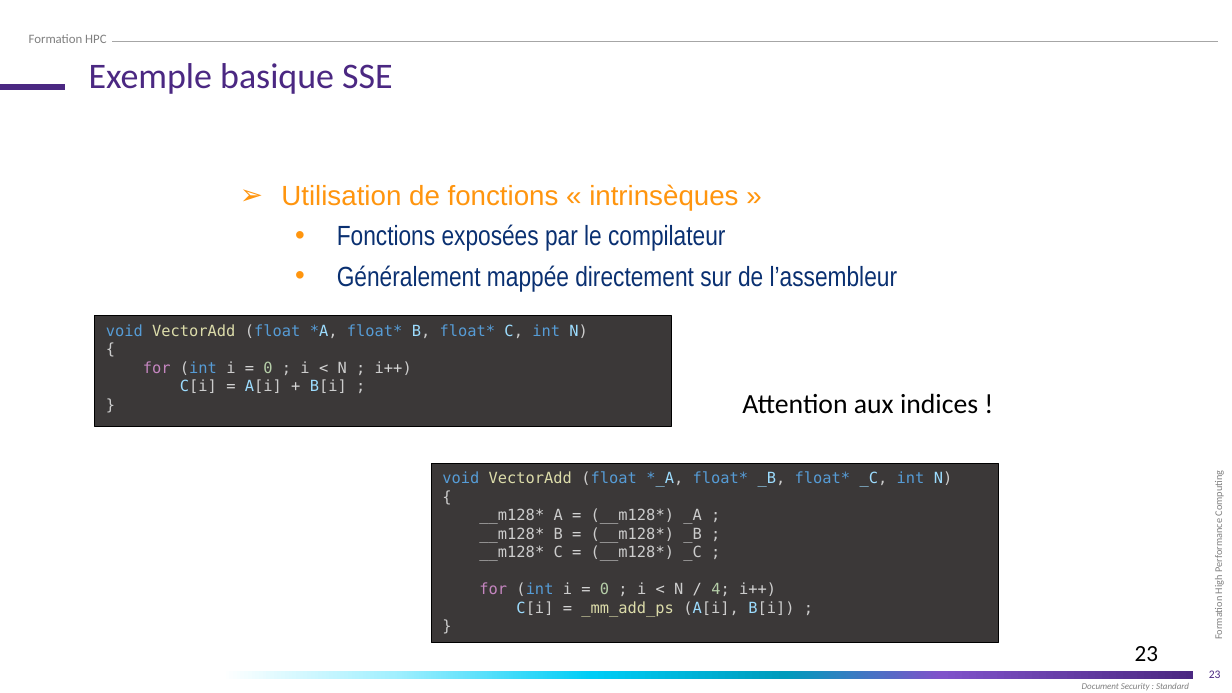
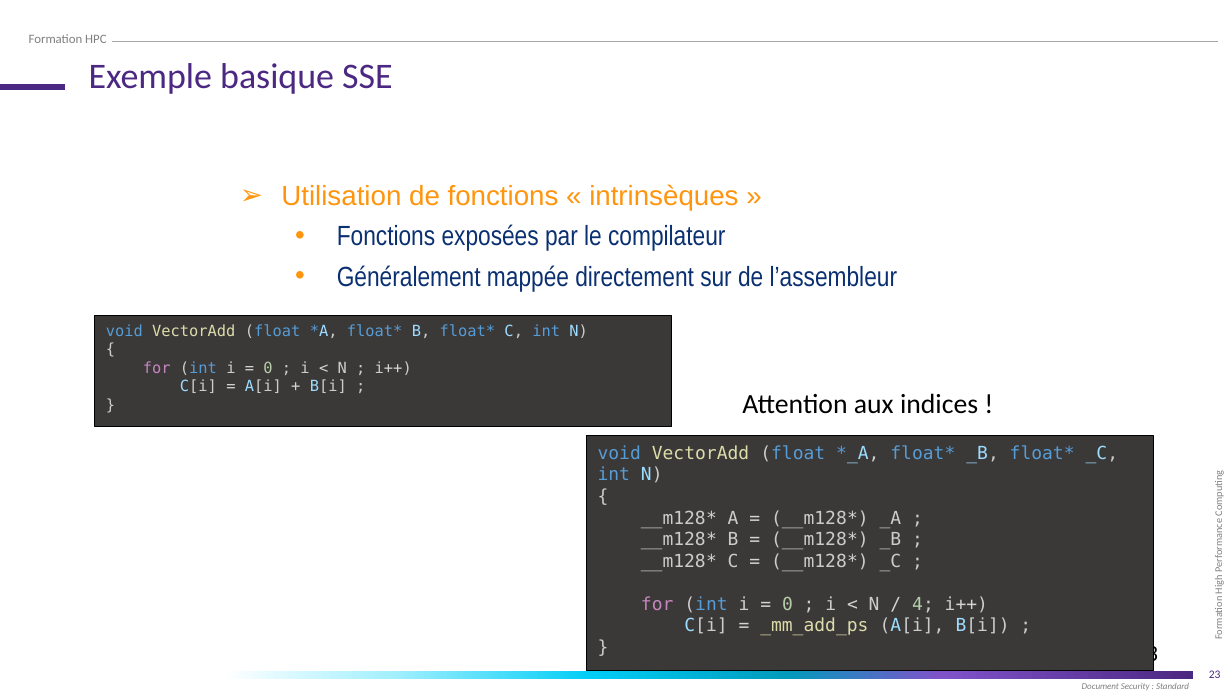
Before and after one commit to franckginguene/hpc_formation_scalian, a slide deck: slide 23 of Diapos/High_Performance_Computing_SIMD.pptx. Drawn at 1232x693 pixels with LibreOffice and Linux fonts; fonts in the diff are those of the drawing; background and template pictures are left out. Boxes give left, top, right and bottom in pixels: in the first picture for what was removed or moved away, otherwise in the second. Text is boxed around its words. In the diff, an @@ line names an element or a change of style, - is before the commit and + after.

```diff
--- a/Diapos/High_Performance_Computing_SIMD.pptx
+++ b/Diapos/High_Performance_Computing_SIMD.pptx
@@ freeform shape "void VectorAdd (float *_A, float* ...": place and size @@
-freeform shape "void VectorAdd (float *_A, float* ..." at [432,463,999,642]
+freeform shape "void VectorAdd (float *_A, float* ..." at [587,436,1154,671]
@@ freeform shape "void VectorAdd (float *_A, float* ..." at [587,436,1154,671]: size 12 to 14 pt @@
```
Also in this commit, not shown: 4 other slides changed, 2 other files.
